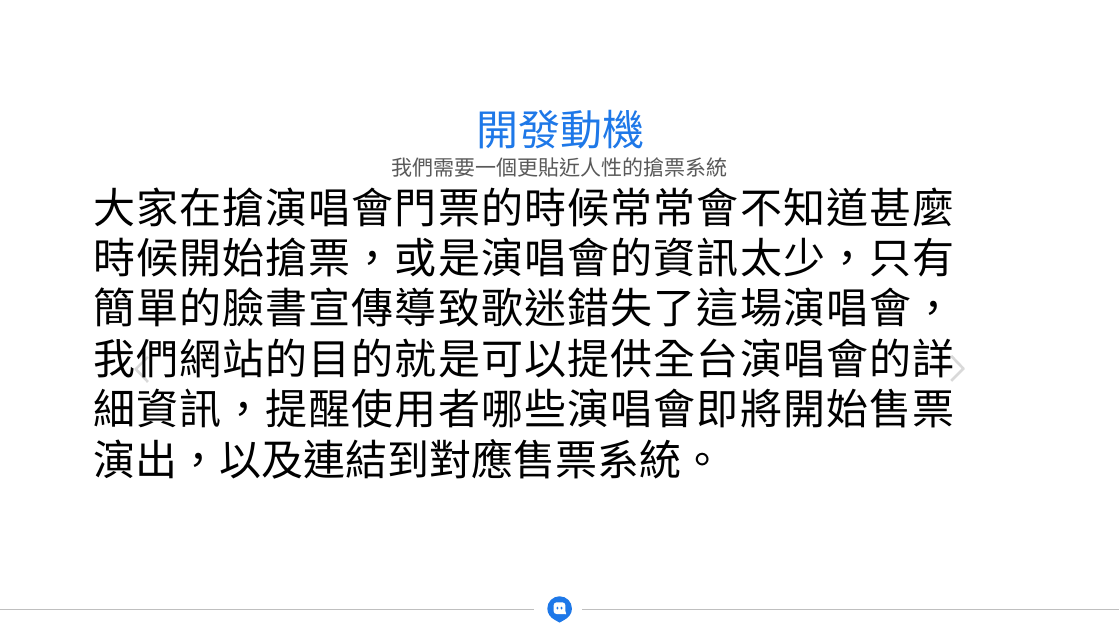
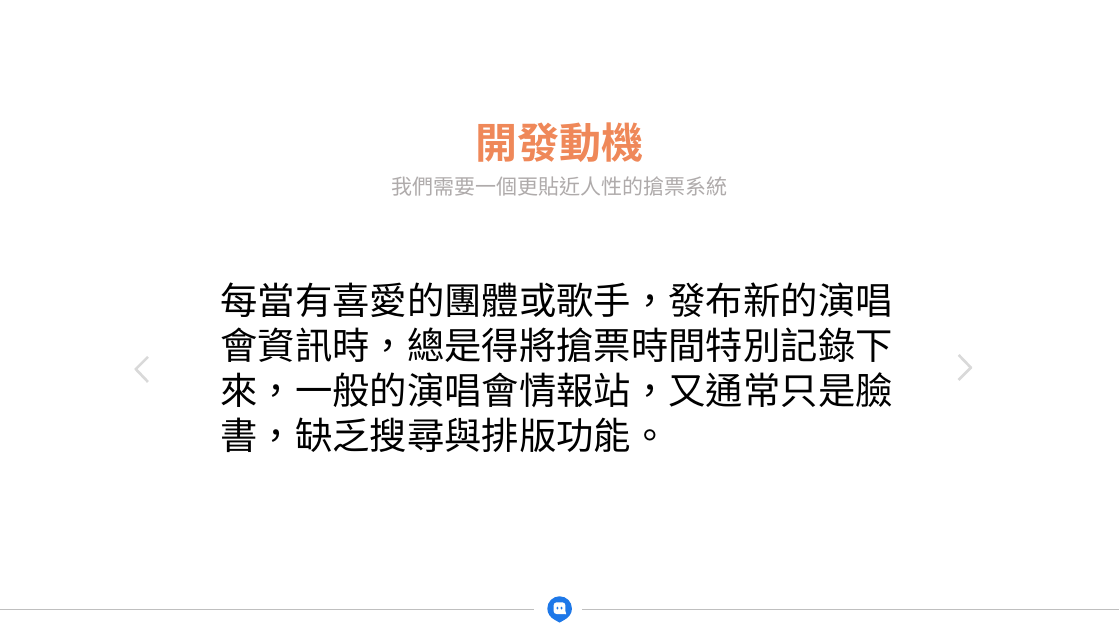
Before and after one commit to nozomi396/ntustFinalProject, a slide deck: slide 4 of 網頁製作PPT.pptx. Drawn at 1120x630 pixels with LibreOffice and Linux fonts; fonts in the diff are those of the drawing. Boxes give left, top, right and bottom in pixels: in the first picture for what was removed or moved away, otherwise in the second. Text is boxed around its words. In the diff, an @@ line names an element or a change of style, - is before the commit and + after.

```diff
--- a/網頁製作PPT.pptx
+++ b/網頁製作PPT.pptx
@@ text "開發動機" moved from (x1=476, y1=109, x2=644, y2=149) to (x1=476, y1=122, x2=644, y2=162) @@
@@ text "開發動機" at (x1=476, y1=122, x2=644, y2=162): font Noto Sans CJK SC to Noto Sans CJK TC, text colour #1E78E8 to #EF8859, bold on @@
@@ text "我們需要一個更貼近人性的搶票系統" moved from (x1=392, y1=157, x2=728, y2=177) to (x1=392, y1=176, x2=728, y2=196) @@
@@ text "我們需要一個更貼近人性的搶票系統" at (x1=392, y1=176, x2=728, y2=196): font Noto Sans CJK SC to Noto Sans CJK TC, text colour #595959 to #AFABAB @@
@@ text at (x1=220, y1=282, x2=892, y2=452): text changed; size 36 to 32 pt; font Calibri to Noto Sans CJK TC @@
-大家在搶演唱會門票的時候常常會不知道甚麼時候開始搶票，或是演唱會的資訊太少，只有簡單的臉書宣傳導致歌迷錯失了這場演唱會，我們網站的目的就是可以提供全台演唱會的詳細資訊，提醒使用者哪些演唱會即將開始售票演出，以及連結到對應售票系統。
+每當有喜愛的團體或歌手，發布新的演唱會資訊時，總是得將搶票時間特別記錄下來，一般的演唱會情報站，又通常只是臉書，缺乏搜尋與排版功能。
@@ line moved from (964, 369) - (951, 356) to (971, 368) - (959, 355) @@
@@ line moved from (951, 381) - (964, 368) to (959, 380) - (971, 367) @@
```
Also in this commit, not shown: 10 other slides changed, 2 slides added, 3 other files.
